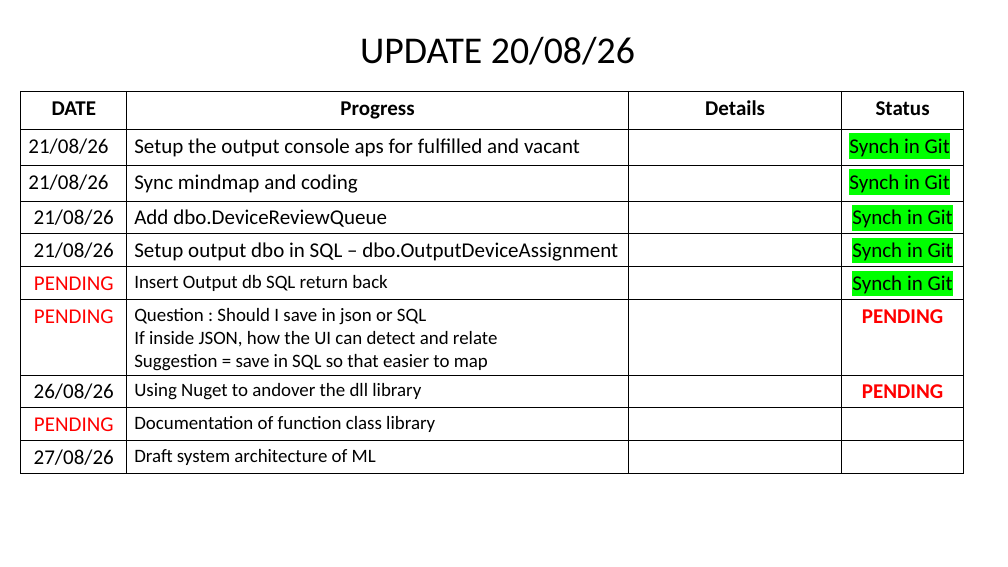
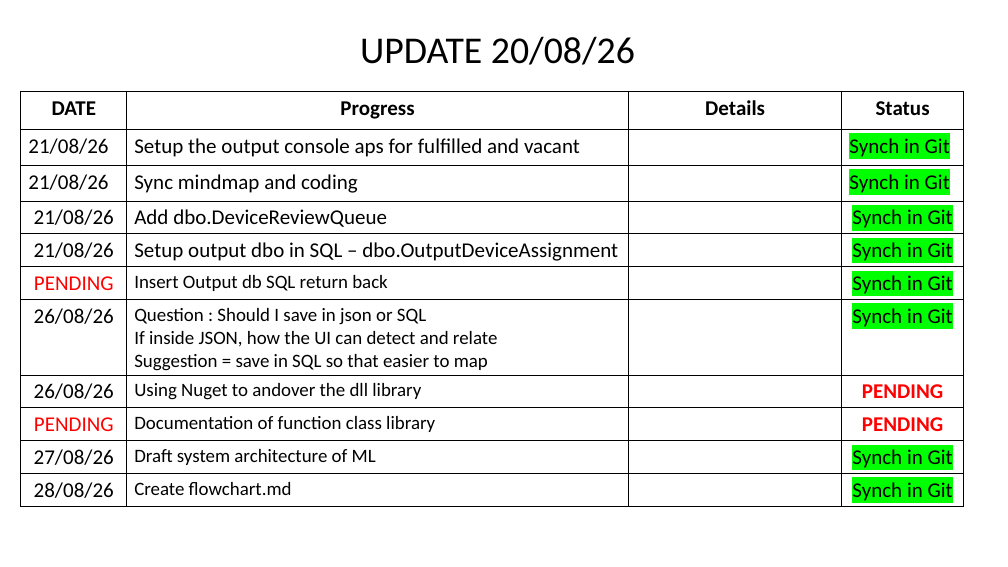
Before and after one commit to Syaziyah30/DeviceCluster, a slide deck: slide 11 of 1.training_model/supplementary/Device Identifier 20260717.pptx. Drawn at 1008x567 pixels with LibreOffice and Linux fonts; fonts in the diff are those of the drawing. Boxes give left, top, right and bottom in pixels: in the first picture for what was removed or moved away, otherwise in the second. Text is boxed around its words. In the diff, an @@ line names an element or a change of style, - is before the commit and + after.

```diff
--- a/1.training_model/supplementary/Device Identifier 20260717.pptx
+++ b/1.training_model/supplementary/Device Identifier 20260717.pptx
@@ table at (x1=21, y1=91, x2=964, y2=506) @@
-row 7, column 1: PENDING
+row 7, column 1: 26/08/26
-row 7, column 4: PENDING
+row 7, column 4: Synch in Git
-row 9: PENDING | Documentation of function class library |  | 
-row 10: 27/08/26 | Draft system architecture of ML |  | 
+row 9: PENDING | Documentation of function class library |  | PENDING
+row 10: 27/08/26 | Draft system architecture of ML |  | Synch in Git
+row 11: 28/08/26 | Create flowchart.md |  | Synch in Git
```
Also in this commit, not shown: 1 other slide changed, 1 slide added, 1 slide removed, 2 other files.
